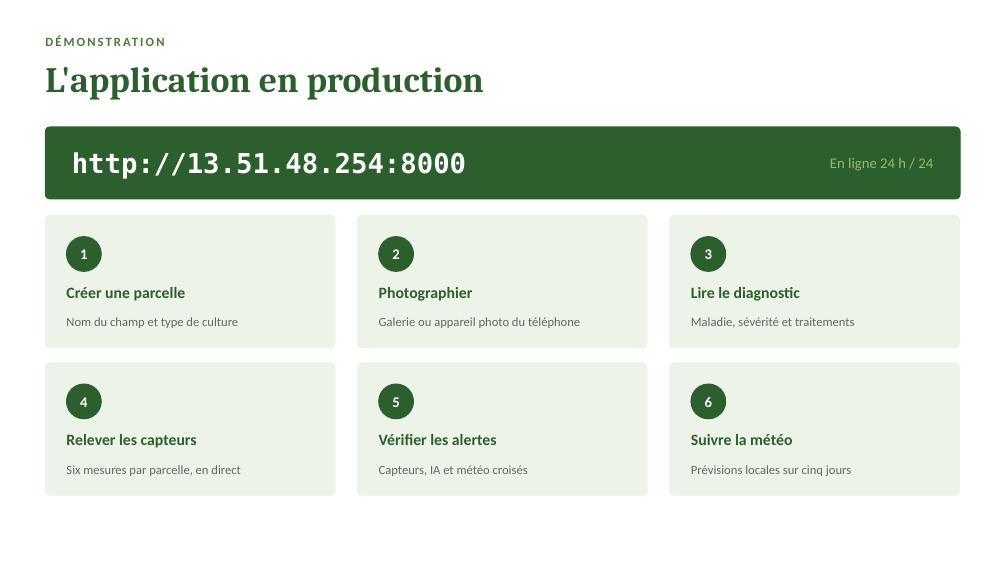
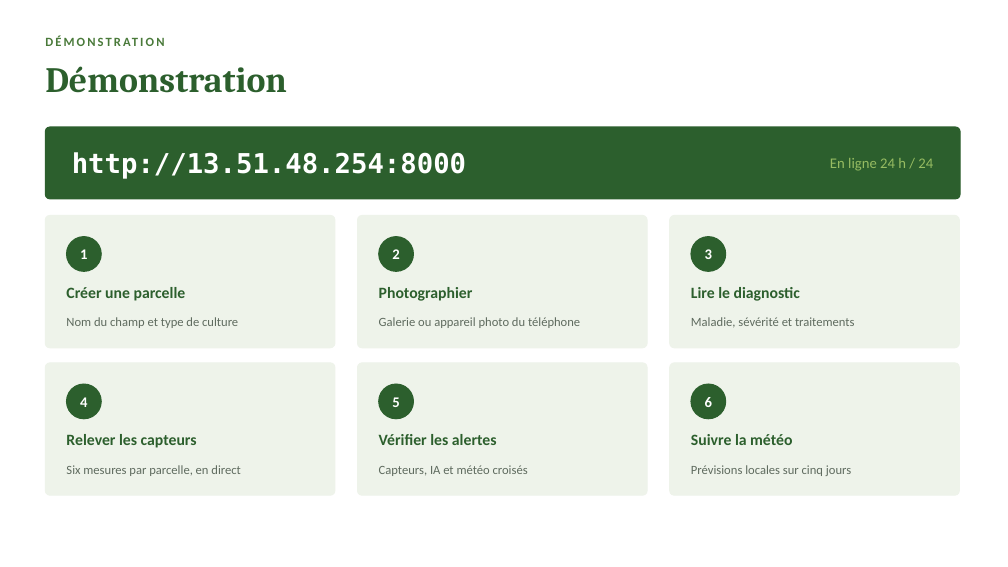
Before and after one commit to Antonito35/diagnositique-plante, a slide deck: slide 4 of SOUTENANCE.pptx. Drawn at 1008x567 pixels with LibreOffice and Linux fonts; fonts in the diff are those of the drawing. Boxes give left, top, right and bottom in pixels: in the first picture for what was removed or moved away, otherwise in the second. Text is boxed around its words. In the diff, an @@ line names an element or a change of style, - is before the commit and + after.

```diff
--- a/SOUTENANCE.pptx
+++ b/SOUTENANCE.pptx
@@ text at (45, 66, 287, 93): text changed @@
-L'application en production
+Démonstration
```
Also in this commit, not shown: 13 other slides changed, 1 slide added, 2 slides removed.
